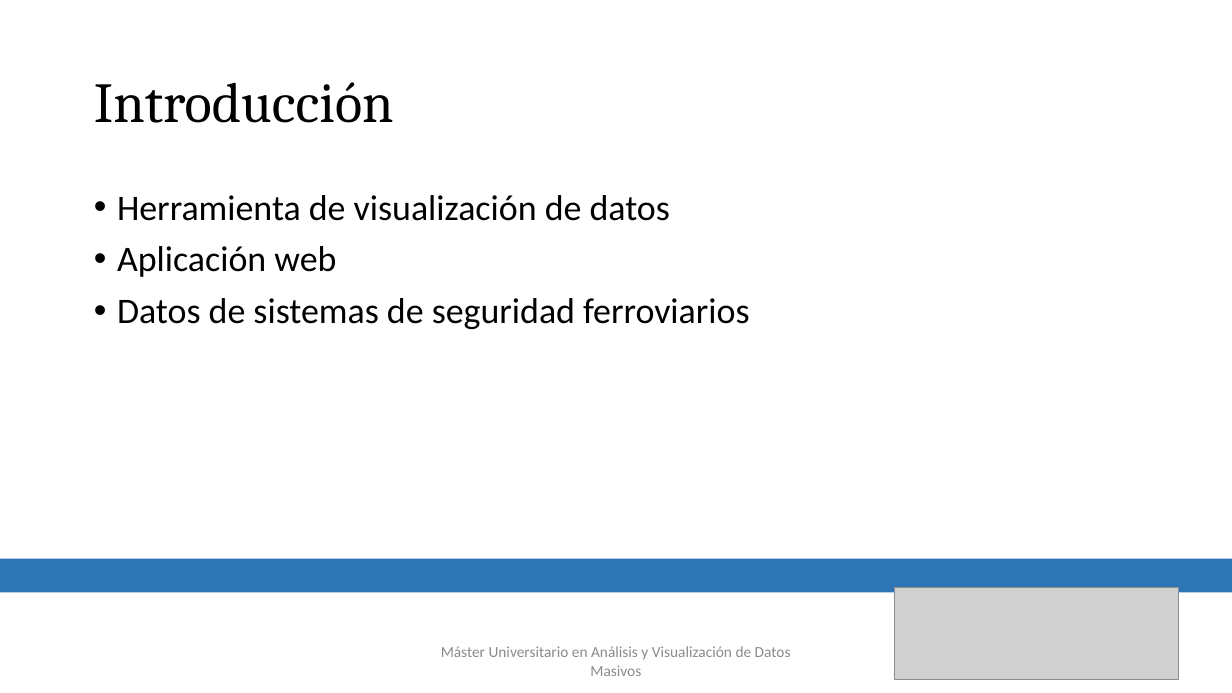
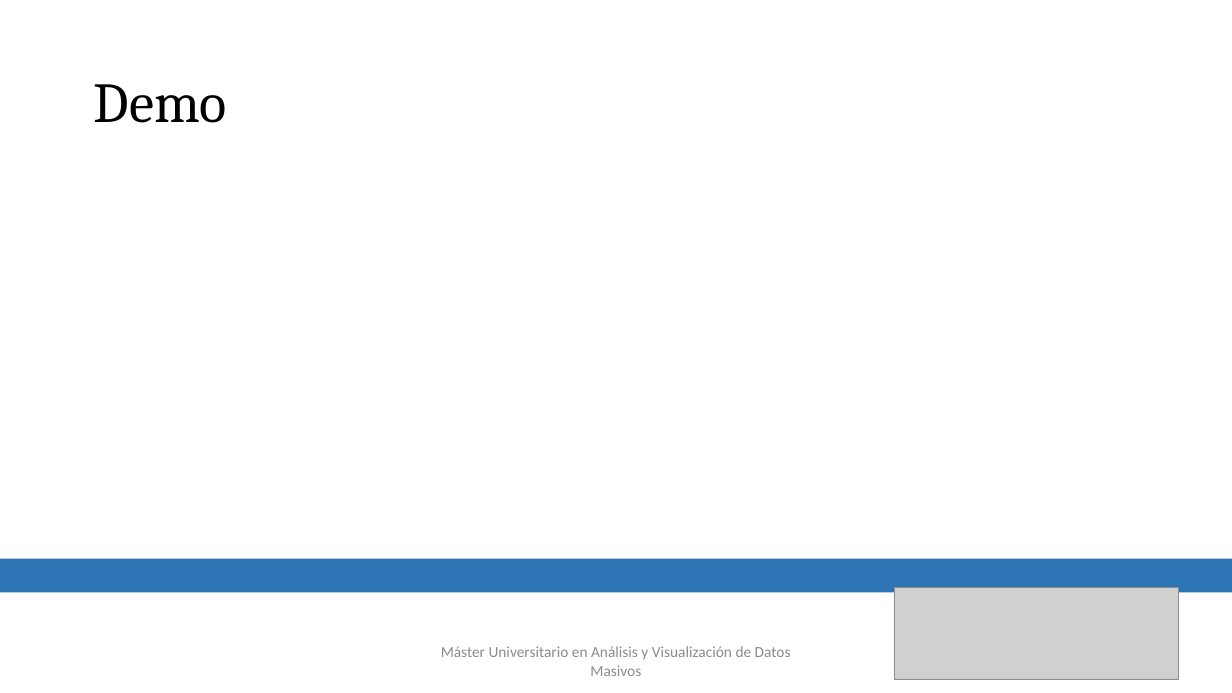
Before and after one commit to adriSM07/railMLdashboard, a slide deck: slide 9 of RailML_Dashboard.pptx (slide 3 before the commit). Drawn at 1232x693 pixels with LibreOffice and Linux fonts; fonts in the diff are those of the drawing; grey boxes stand for pictures. Boxes give left, top, right and bottom in pixels: in the first picture for what was removed or moved away, otherwise in the second. Text is boxed around its words. In the diff, an @@ line names an element or a change of style, - is before the commit and + after.

```diff
--- a/RailML_Dashboard.pptx
+++ b/RailML_Dashboard.pptx
@@ text at <box>94,84,227,123</box>: text changed @@
-Introducción
+Demo
@@ text removed at <box>117,195,749,329</box> @@
-• Herramienta de visualización de datos
-• Aplicación web
-• Datos de sistemas de seguridad ferroviarios
```
Also in this commit, not shown: 2 other slides changed, 6 slides added.
